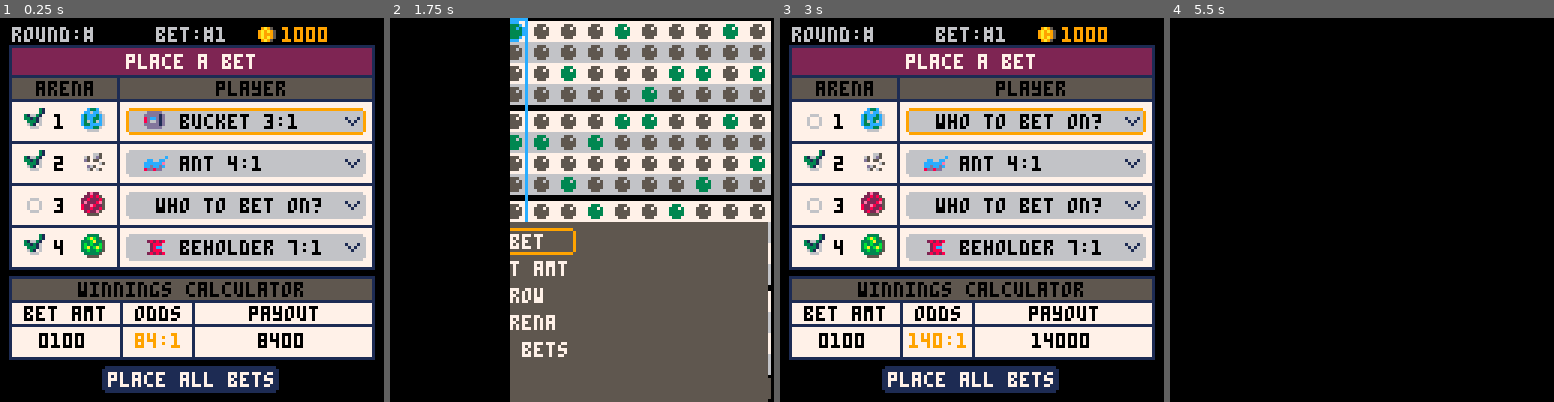
Above: before the commit, frames 1-4 (left to right).
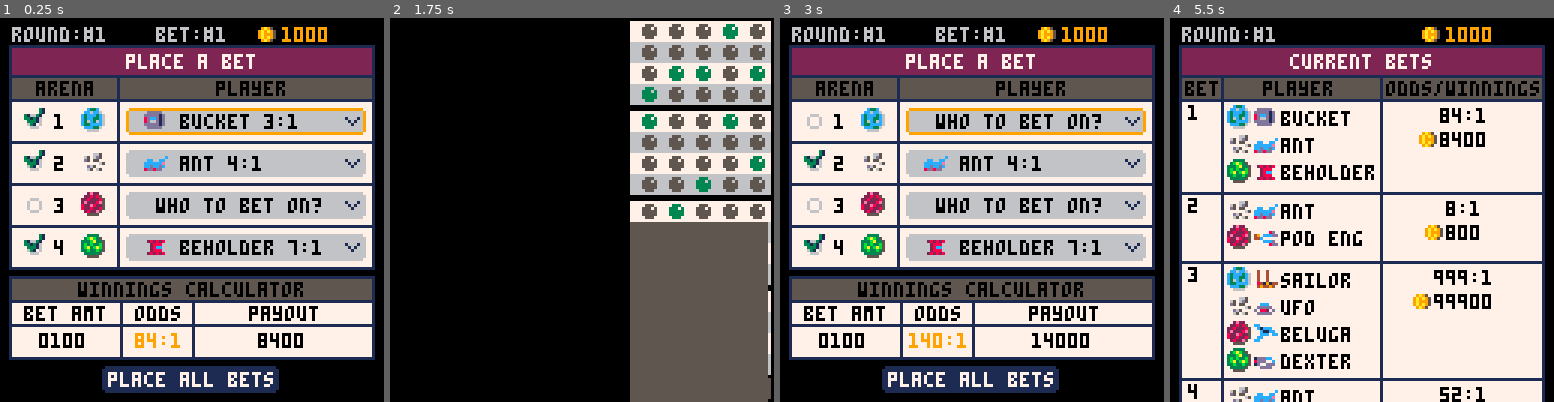
Above: after the commit, the same moments.

Repository: suspicious-smoke/club-bets-pico8
Game: PICO-8 cartridge club-bets.p8
Two runs of this game, one before a commit and one after it. Both use one fixed random seed, a clock stepped at 60 frames per second and the inputs below.
Inputs:
- Up to frame 1 (0.25 s): no input
- Up to frame 2 (1.75 s): tap X (X key) at 0.33, 1.07 s; tap O (Z key) at 0.7, 1.7 s; hold Right from 1.6 s (still down)
- Up to frame 3 (3 s): tap X (X key) at 1.85, 2.97 s; release Right at 2.1 s; tap O (Z key) at 2.1, 2.5, 2.9 s; hold Up 2.15-2.42 s; hold Right from 2.47 s (still down)
- Up to frame 4 (5.5 s): release Right at 3.03 s; hold Left 3.08-3.58 s; tap O (Z key) every 0.4 s from 3.3 to 5.3 s; hold Down 3.63-3.97 s; hold Right 4.02-4.68 s; tap X (X key) at 4.08, 5.2 s; hold Up 4.73-5.03 s; hold Left from 5.08 s (still down)

The runs differ from the first frame. In frame 1, less than 0.1% of the frame differs, in the area x 25-28%, y 2-7%; in frame 2, 30%; in frame 3, less than 0.1%; in frame 4, 83%, in the area x 2-98%, y 2-100%.

Commit message:
work on submenu and added round var

Diff:
--- a/club-bets.p8
+++ b/club-bets.p8
@@ -56,6 +56,7 @@
 	}
 	round_features={{},{},{},{}}--ids of arena features for current round
 	round_winners={}
+	cur_round=1
 	--build initial bets
 	--a single bet for example is bet={amount(4char array), { {t,f,f,f},... }}
 	-- where { {t,f,f,f},... } is the arenas and selected players
@@ -246,7 +247,7 @@
 end
 
 function drw_betpage()
-	print("round:#",4,3+bet_off,6)
+	print("round:#"..cur_round,4,3+bet_off,6)
 	print("bet:#"..bet_sel,52,3+bet_off,6+3*bet_off)
 	spr(108,85,1+bet_off)--coin
 	print(arr_to_str(money,true),94,3+bet_off,9)
@@ -317,24 +318,13 @@
 			if submenu_sel==1 then
 				sfx(9)
 				trn_state(init_quickbetpage)
-			elseif submenu_sel==2 then--copy bets
-				sfx(3)
-				copy_bets()
-				trn_state(init_betpage)
 			elseif submenu_sel==3 then
-			elseif submenu_sel==4 then--duplicate player
-			elseif submenu_sel==5 then--confirm page
-				sfx(4)
-				init_confirm()
+			elseif submenu_sel==4 then
 			end
 		else--qm_mode==2--on quick bet page
 			if submenu_sel==1 then
 				sfx(9)
 				trn_state(init_betpage)
-			elseif submenu_sel==2 then--copy bets
-				sfx(3)
-				copy_bets()
-				trn_state(init_quickbetpage)
 			elseif submenu_sel==3 then--duplicate player
 				select_player_row()
 				sfx(3)
@@ -345,10 +335,15 @@
 				end
 				sfx(3)
 				bet_mode=1
-			elseif submenu_sel==5 then--confirm page
-				sfx(4)
-				init_confirm()
-			end
+			end
+		end
+		if submenu_sel==2 then--copy bets
+			sfx(2)
+			copy_bets()
+			bet_mode=1
+		elseif submenu_sel==5 then--confirm page
+			sfx(4)
+			init_confirm()
 		end
 	end
 end
@@ -506,7 +501,7 @@
 end
 
 function draw_bet_summary()
-	print("round:#",4,3-scroller,6)
+	print("round:#"..cur_round,4,3-scroller,6)
 	spr(108,83,1-scroller)--coin
 	print(arr_to_str(money,true),92,3-scroller,9)--my money
 	rrectfill(4,10-scroller,120,max_scroll+97,0,7)--ticket
@@ -783,7 +778,7 @@
 	--text
 	rrectfill(_tx+2,_ty+2,86,10,0,2)--red area
 	print("★galaxy club bets★",_tx+5,_ty+5,7)
-	print("round #1784",_tx+22,_ty+15,0)
+	print("round:#"..cur_round,_tx+22,_ty+15,0)
 	print("----------------------",_tx+2,_ty+22,0)
 	print("arena",_tx+2,_ty+28,0)
 	print("player",_tx+32,_ty+28,0)
@@ -1055,7 +1050,6 @@
 
 function get_winning_cash()
 	winning_cash=reset_array(10,0)
-	--debug[1]=round_winners[1].." "..round_winners[2].." "..round_winners[3].." "..round_winners[4]
 	for i_bet=1,10 do
 		_cbet=bets[i_bet]
 		if is_winning_bet(_cbet) then
